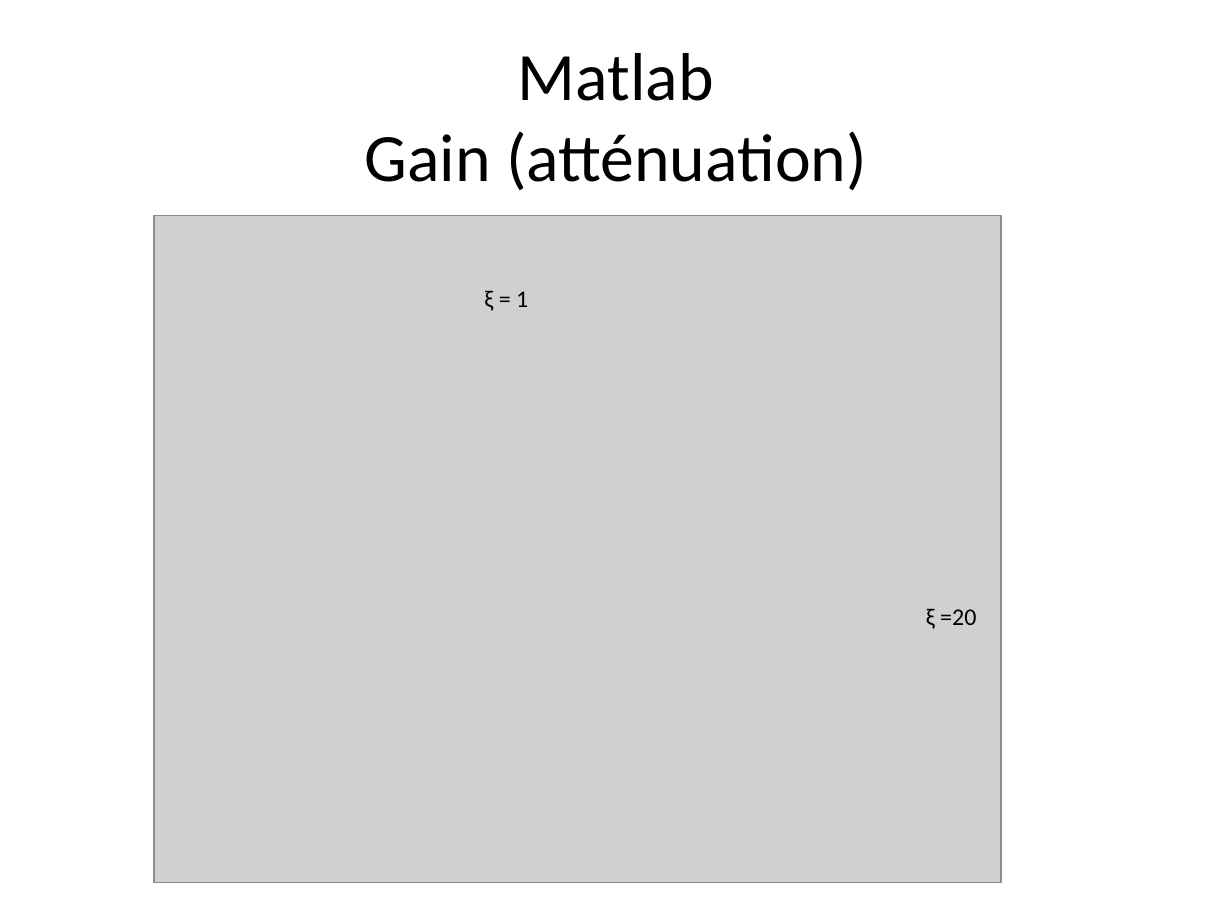
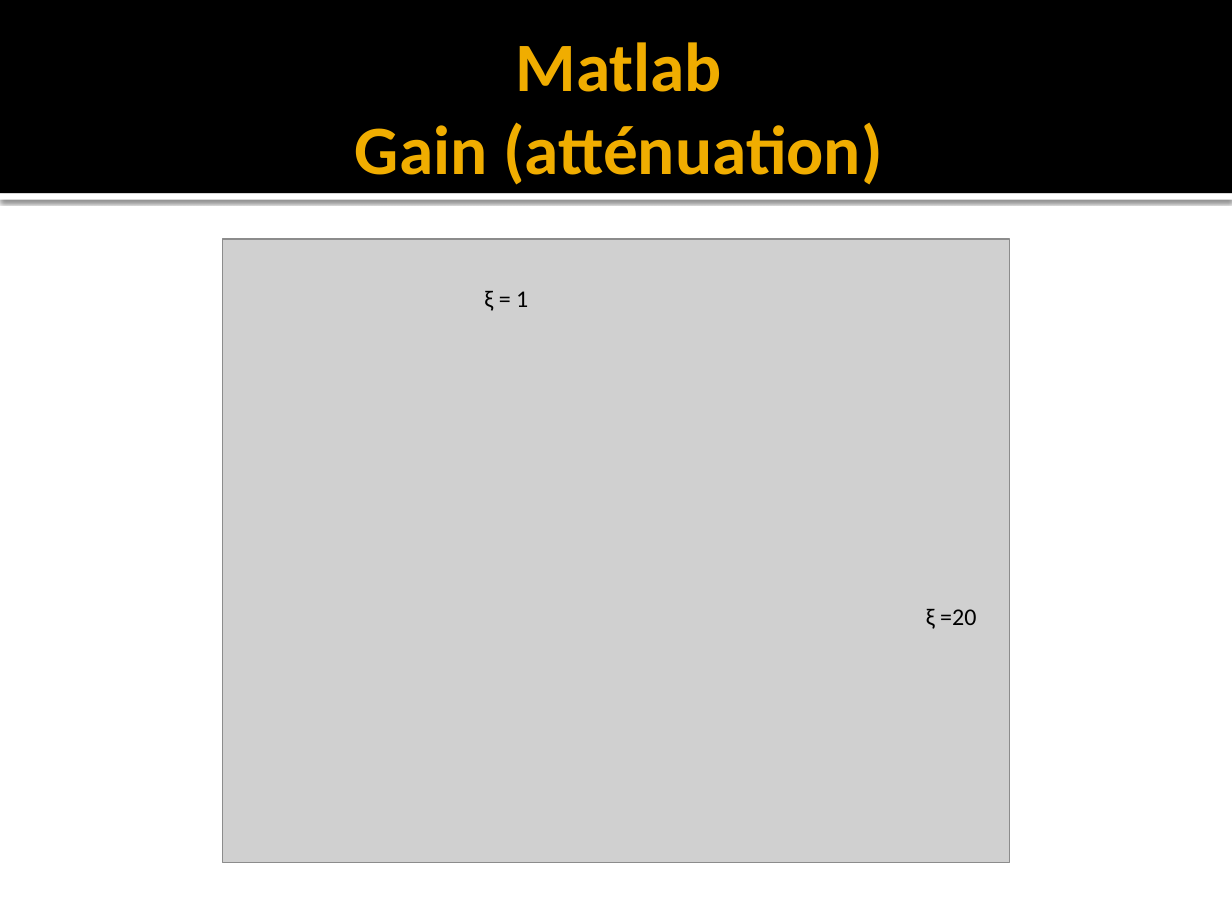
Before and after one commit to pelavoie/sys835, a slide deck: slide 8 of presentation/Presentation-Lacerte-Lavoie.pptx. Drawn at 1232x924 pixels with LibreOffice and Linux fonts; fonts in the diff are those of the drawing; grey boxes stand for pictures. Boxes give left, top, right and bottom in pixels: in the first picture for what was removed or moved away, otherwise in the second. Text is boxed around its words. In the diff, an @@ line names an element or a change of style, - is before the commit and + after.

```diff
--- a/presentation/Presentation-Lacerte-Lavoie.pptx
+++ b/presentation/Presentation-Lacerte-Lavoie.pptx
@@ rectangle added at [0, 0, 1232, 193], fill #000000 @@
@@ title "Matlab Gain (atténuation)": place and size @@
-title "Matlab Gain (atténuation)" at [365, 53, 867, 191]
+title "Matlab Gain (atténuation)" at [355, 42, 882, 185]
@@ title "Matlab Gain (atténuation)" at [355, 42, 882, 185]: size 39.6 to 40.5 pt, text colour #000000 to #F0AD00, bold on @@
@@ rectangle added at [0, 193, 1232, 200], fill #FFFFFF @@
@@ picture: place and size @@
-picture at [154, 216, 1000, 883]
+picture at [223, 239, 1010, 862]
```
Also in this commit, not shown: 11 other slides changed.
